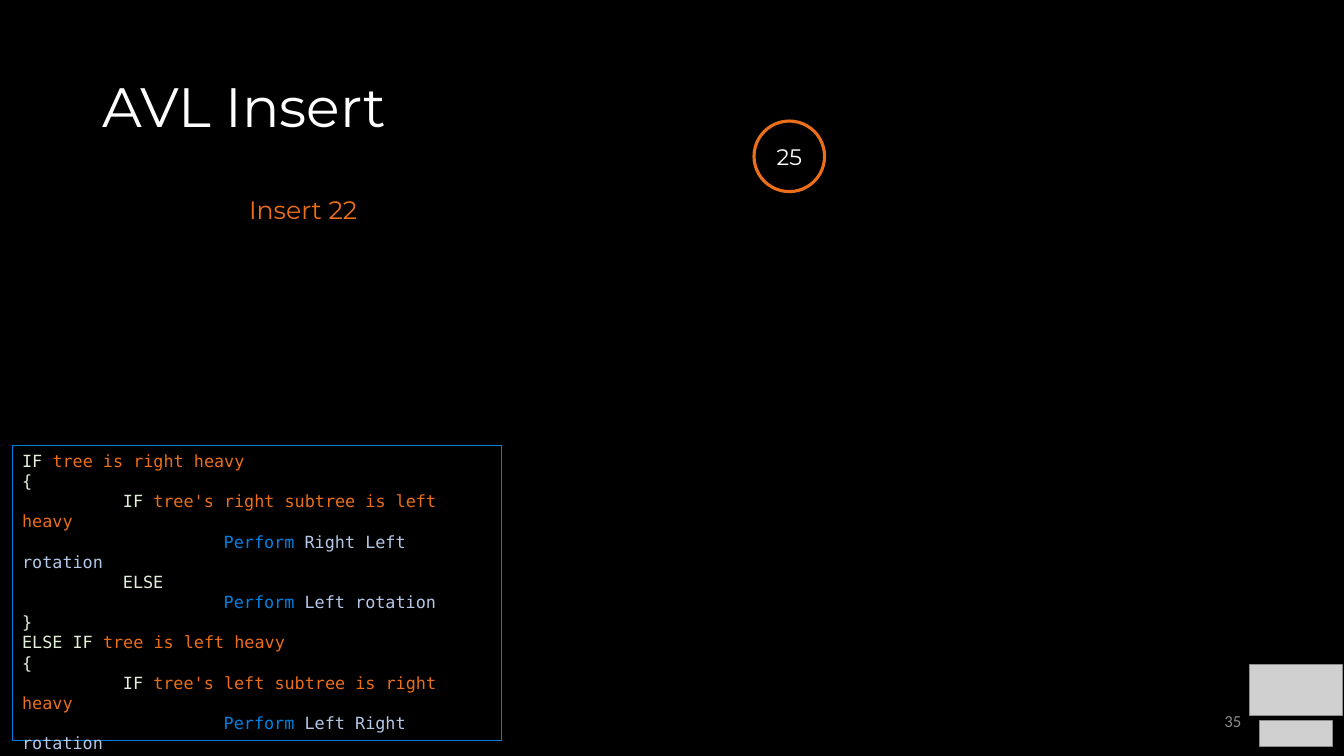
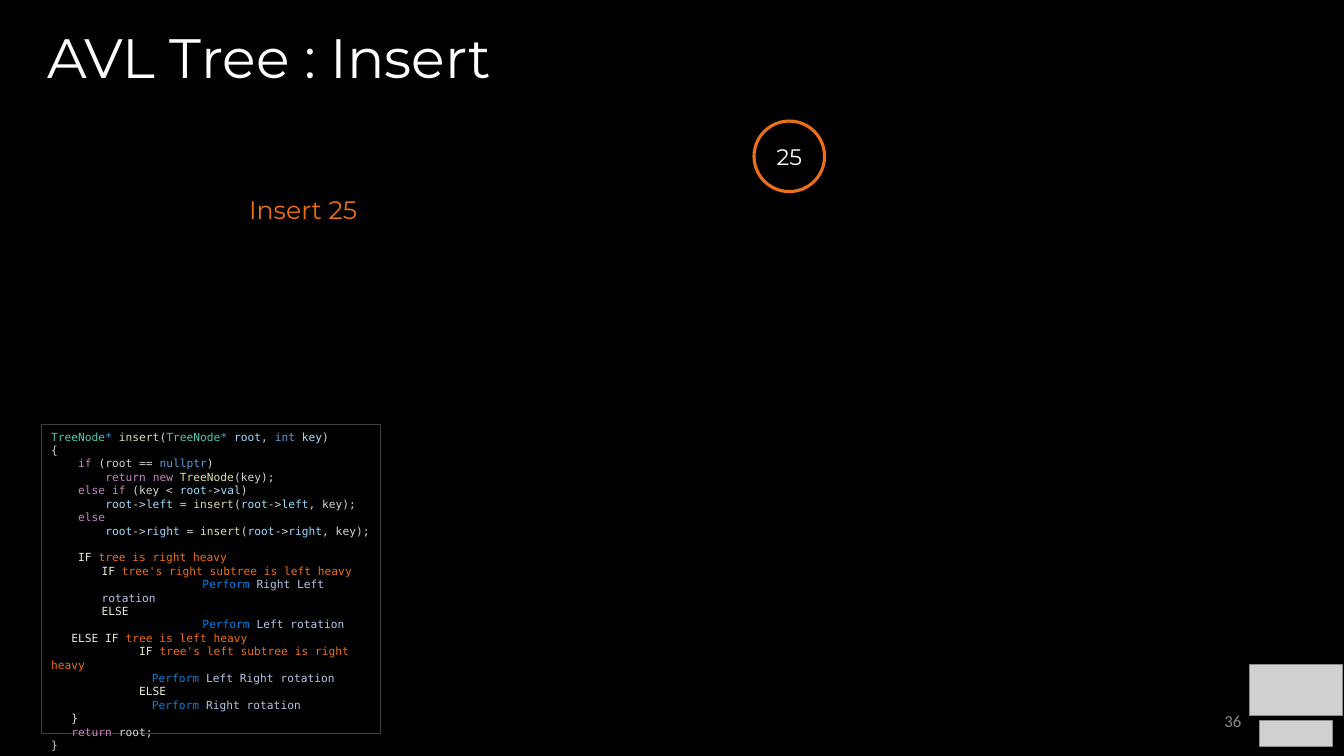
Before and after one commit to COP3530/Instructional-Content, a slide deck: slide 36 of Slides-PPT/4 - Balanced Trees.pptx (slide 35 before the commit). Drawn at 1344x756 pixels with LibreOffice and Linux fonts; fonts in the diff are those of the drawing; grey boxes stand for pictures. Boxes give left, top, right and bottom in pixels: in the first picture for what was removed or moved away, otherwise in the second. Text is boxed around its words. In the diff, an @@ line names an element or a change of style, - is before the commit and + after.

Commit message:
balanced tree changes

```diff
--- a/Slides-PPT/4 - Balanced Trees.pptx
+++ b/Slides-PPT/4 - Balanced Trees.pptx
@@ title at bbox=[47, 39, 490, 79]: text changed @@
-AVL Insert
+AVL Tree : Insert
@@ text at bbox=[249, 201, 358, 219]: text changed @@
-Insert 22
+Insert 25
@@ text in rectangle at bbox=[41, 425, 381, 734]: paragraph removed @@
-{
@@ text in rectangle at bbox=[41, 425, 381, 734]: paragraph removed @@
-}
@@ text in rectangle at bbox=[41, 425, 381, 734]: paragraph removed @@
-{
@@ rectangle "TreeNode* insert(TreeNode* root, int key)": place and size @@
-rectangle "TreeNode* insert(TreeNode* root, int key)" at bbox=[12, 446, 502, 741]
+rectangle "TreeNode* insert(TreeNode* root, int key)" at bbox=[41, 425, 381, 734]
@@ rectangle "TreeNode* insert(TreeNode* root, int key)" at bbox=[41, 425, 381, 734]: outline #0081E2 0.75 pt to #404040 0.75 pt @@
@@ text in rectangle at bbox=[51, 432, 370, 538]: paragraphs added @@
+TreeNode* insert(TreeNode* root, int key)
+{
+if (root == nullptr)
+return new TreeNode(key);
+else if (key < root->val)
+root->left = insert(root->left, key);
+else
+root->right = insert(root->right, key);
@@ text in rectangle at bbox=[51, 552, 352, 712]: size 12 to 8 pt in "IF tree is right heavy", "IF tree's right subtree is left heavy", "Perform Right Left rotation", "ELSE" and 7 more places; list level 1 to 2 in "IF tree's right subtree is ..."; list level 1 to 2 in "Perform Right Left rotation"; list level 1 to 2 in "ELSE"; list level 1 to 2 in "Perform Left rotation" @@
@@ page number at bbox=[1224, 715, 1241, 727]: text changed @@
-35
+36
@@ text in rectangle at bbox=[71, 728, 153, 738]: paragraphs added @@
+return root;
+}
```
Also in this commit, not shown: 11 other slides changed, 22 slides added, 1 other file.
